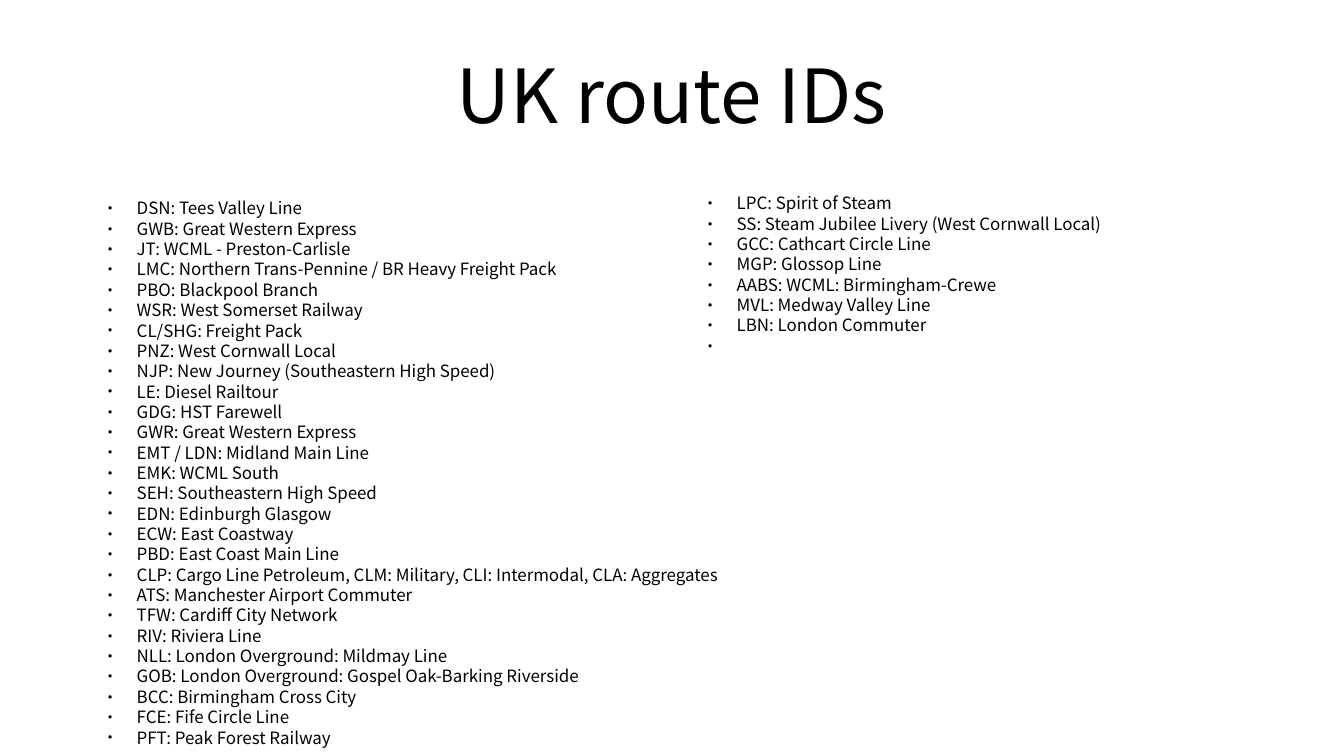
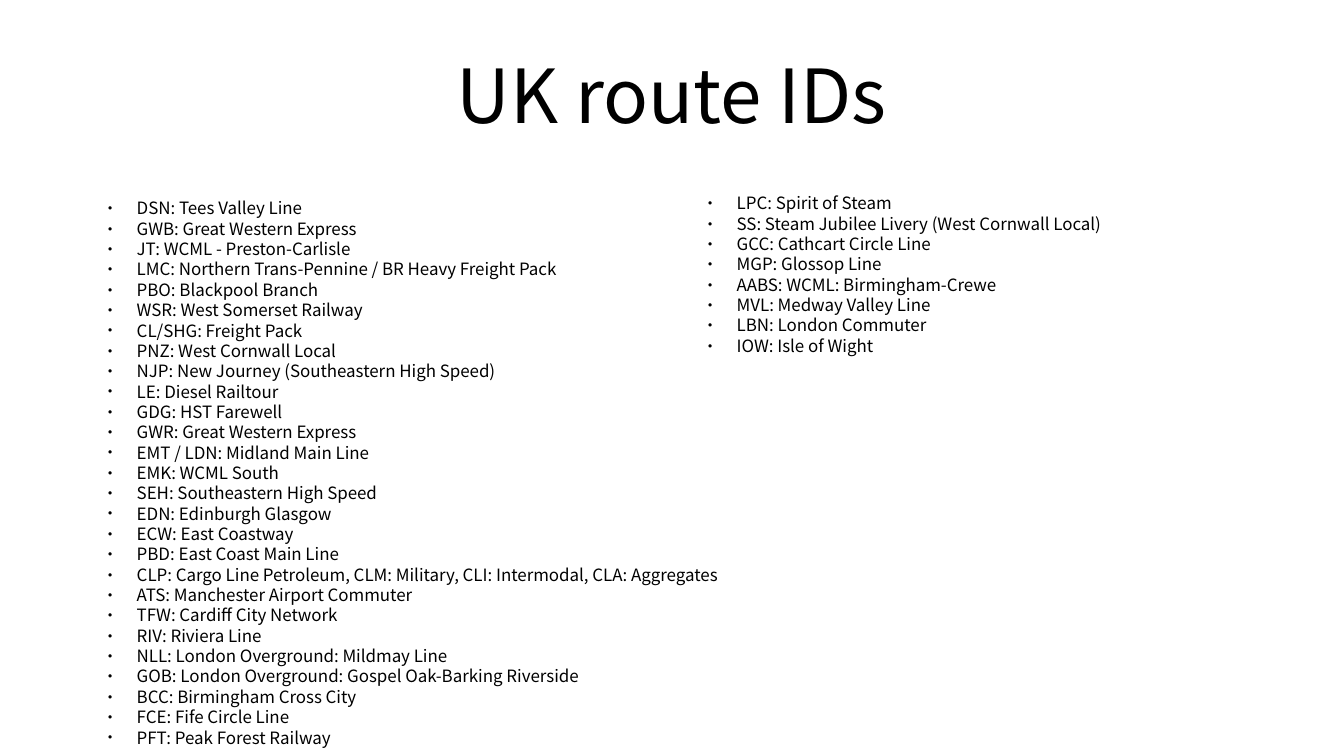
Before and after one commit to FreddyYJ/TSW-RailDriver-Remap, a slide deck: slide 7 of Index.odp. Drawn at 1344x756 pixels with LibreOffice and Linux fonts; fonts in the diff are those of the drawing. Boxes give left, top, right and bottom in pixels: in the first picture for what was removed or moved away, otherwise in the second. Text is boxed around its words. In the diff, an @@ line names an element or a change of style, - is before the commit and + after.

```diff
--- a/Index.odp
+++ b/Index.odp
@@ text at box(737, 338, 874, 357): paragraph added @@
+● IOW: Isle of Wight
```
Also in this commit, not shown: 6 other files.
